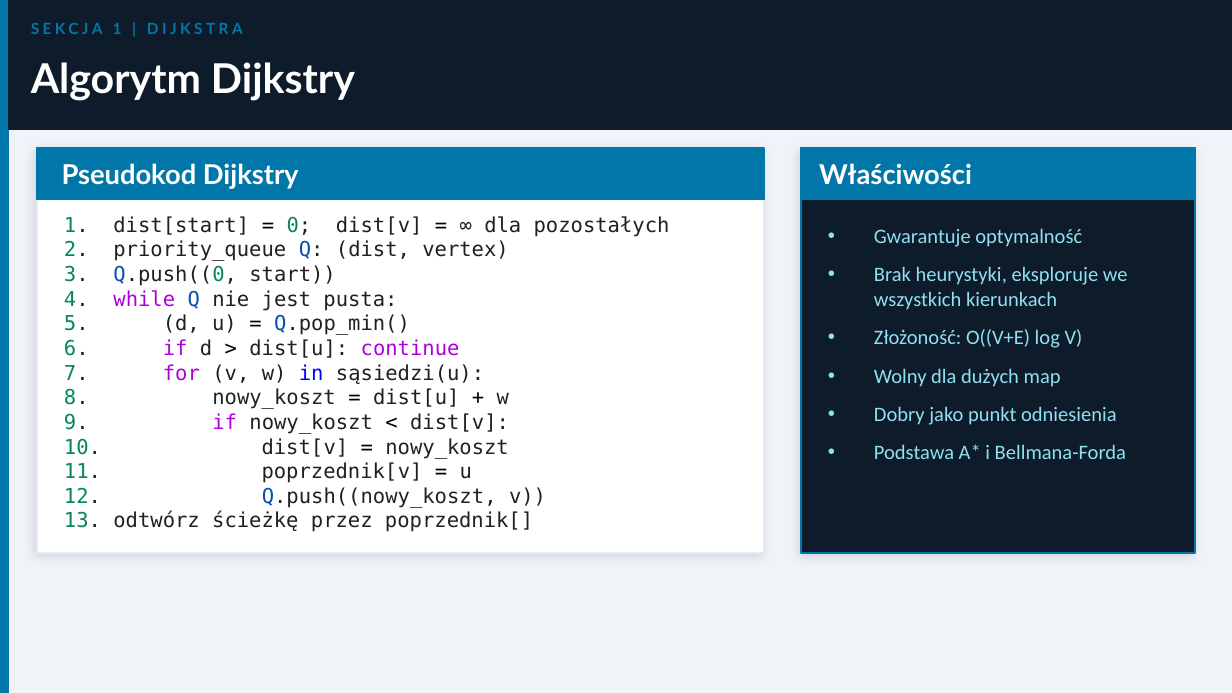
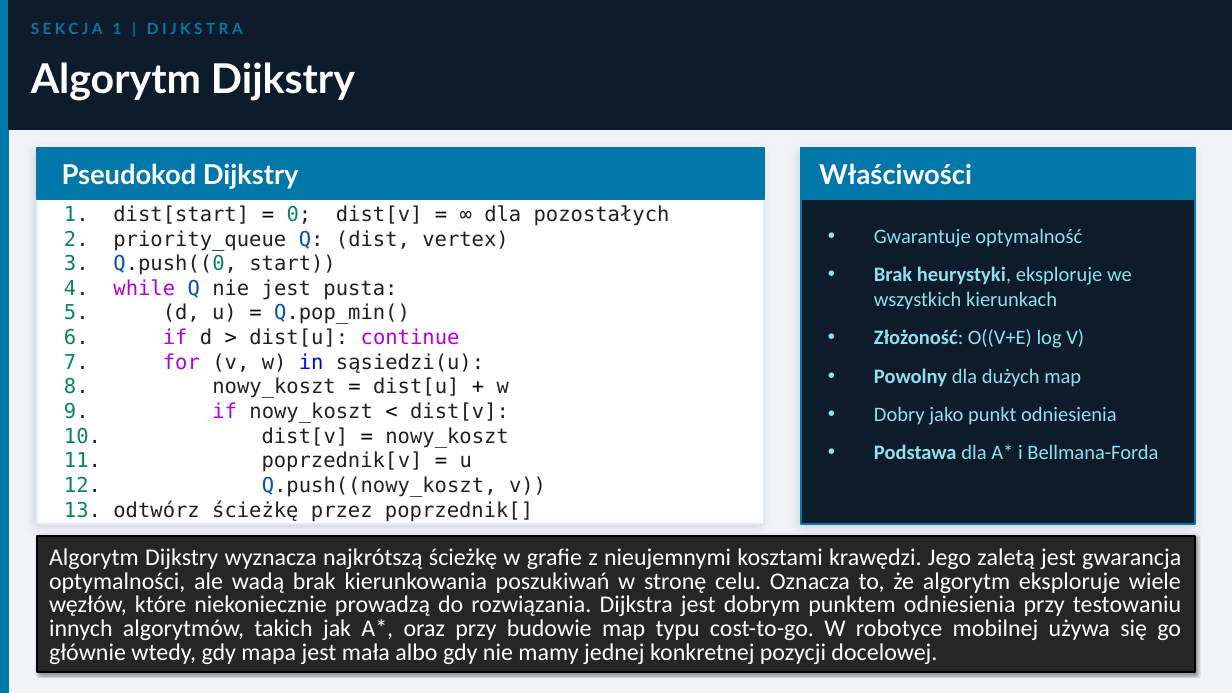
Before and after one commit to MatPomGit/MobileHub, a slide deck: slide 7 of zajecia/robo/robo_w3.pptx. Drawn at 1232x693 pixels with LibreOffice and Linux fonts; fonts in the diff are those of the drawing. Boxes give left, top, right and bottom in pixels: in the first picture for what was removed or moved away, otherwise in the second. Text is boxed around its words. In the diff, an @@ line names an element or a change of style, - is before the commit and + after.

```diff
--- a/zajecia/robo/robo_w3.pptx
+++ b/zajecia/robo/robo_w3.pptx
@@ rectangle: place and size @@
-rectangle at [37, 148, 764, 553]
+rectangle at [37, 148, 764, 524]
@@ rectangle: place and size @@
-rectangle at [801, 148, 1195, 553]
+rectangle at [801, 148, 1195, 524]
@@ text "1. dist[start] = 0; dist[v] ...": place and size @@
-text "1. dist[start] = 0; dist[v] ..." at [64, 216, 670, 532]
+text "1. dist[start] = 0; dist[v] ..." at [64, 205, 670, 522]
@@ text at [874, 266, 1132, 348]: bold on in "Brak heurystyki,", "Złożoność:" @@
@@ text at [874, 368, 1081, 387]: text changed @@
-• Wolny dla dużych map
+• Powolny dla dużych map
@@ text at [874, 444, 1158, 459]: text changed @@
-• Podstawa A* i Bellmana-Forda
+• Podstawa dla A* i Bellmana-Forda
@@ rectangle added at [37, 536, 1195, 671], fill #262626, outline #000000 1.5 pt, 14 pt, text #FFFFFF @@
+Algorytm Dijkstry wyznacza najkrótszą ścieżkę w grafie z nieujemnymi kosztami krawędzi. Jego zaletą jest gwarancja optymalności, ale wadą brak kierunkowania poszukiwań w stronę celu. Oznacza to, że algorytm eksploruje wiele węzłów, które niekoniecznie prowadzą do rozwiązania. Dijkstra jest dobrym punktem odniesienia przy testowaniu innych algorytmów, takich jak A*, oraz przy budowie map typu cost-to-go. W robotyce mobilnej używa się go głównie wtedy, gdy mapa jest mała albo gdy nie mamy jednej konkretnej pozycji docelowej.
```
Also in this commit, not shown: 23 other slides changed, 14 slides added, 4 slides removed, 3 other files.
